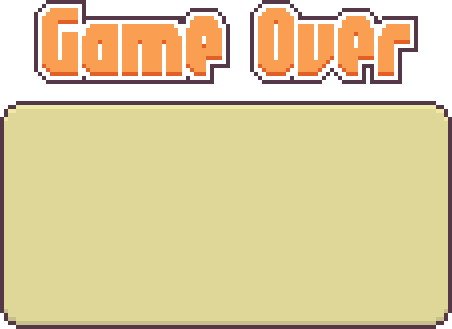
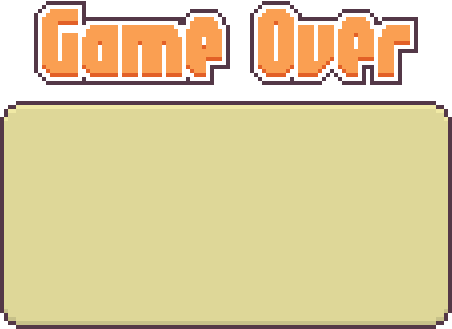
Two versions of the same layered image (452x329). Layer-by-layer changes:
painted on "gameover.png" over 34, 0, 418, 85
